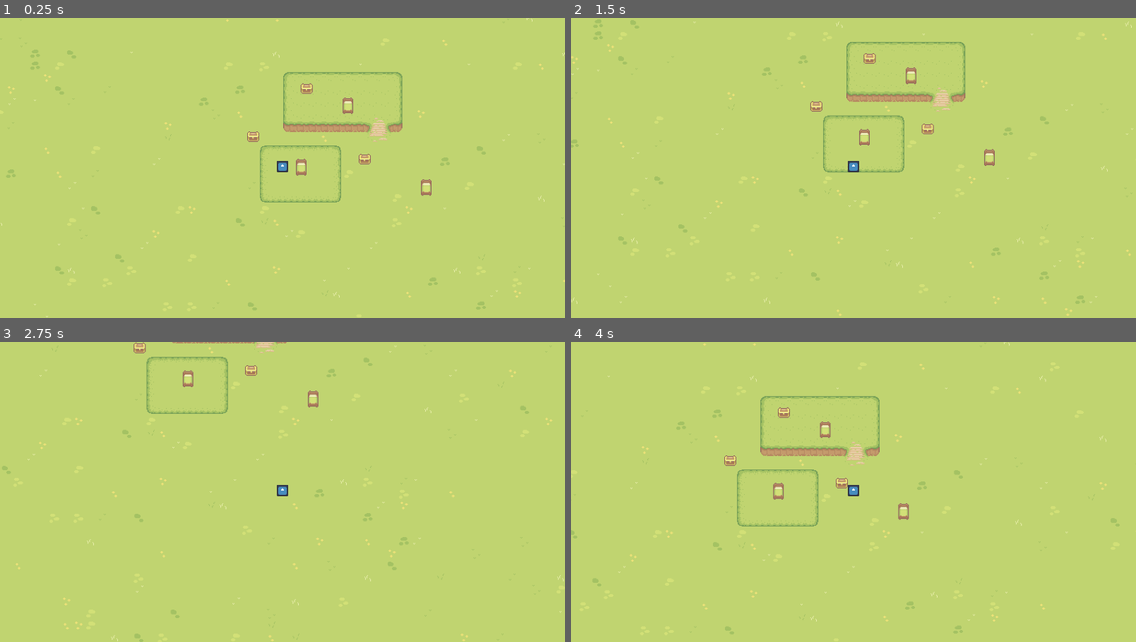
Above: before the commit, frames 1-4 (two rows, left to right).
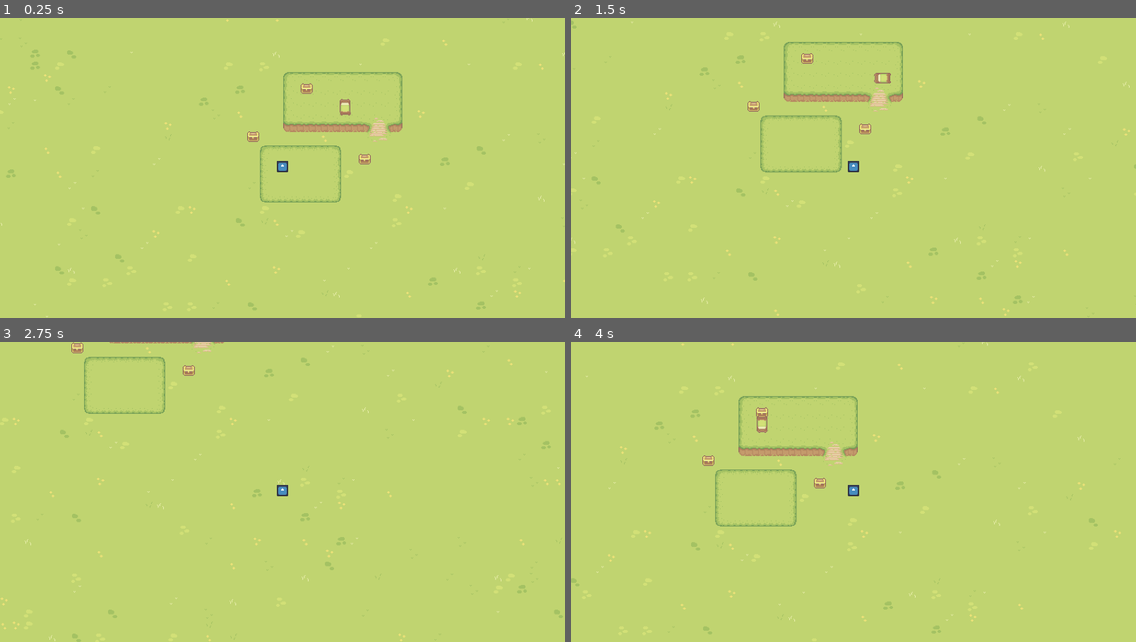
Above: after the commit, the same moments.

Repository: GamersOrgForDevs/Game_Godot
Game: Godot game, scene res://levels/game_level.tscn
Same seed, same stepped clock (60 frames per second), same inputs: the game is played once before the commit and once after it. The engine's default icon, where the game draws it, is replaced by a stand-in: a white triangle on a blue panel in a dark square.
Inputs:
- Up to frame 1 (0.25 s): no input
- Up to frame 2 (1.5 s): hold D (right) 0.53-1.28 s; hold S (down) from 1.28 s (still down)
- Up to frame 3 (2.75 s): release S (down) at 2.03 s; hold D (right) from 2.03 s (still down)
- Up to frame 4 (4 s): release D (right) at 2.78 s; hold W (up) 2.78-3.53 s; hold A (left) from 3.53 s (still down)

The runs differ from the first frame. In frame 1, 0.2% of the frame differs, in the area x 52-77%, y 26-60%; in frame 2, 3.9%, in the area x 0-100%, y 0-100%; in frame 3, 2.3%; in frame 4, 3.0%.

Commit message:
Following a Path base code for enemies.

Diff:
--- a/levels/game_level.tscn
+++ b/levels/game_level.tscn
@@ -8,6 +8,7 @@
 [ext_resource type="Texture2D" uid="uid://bquswgbkv8ic7" path="res://art/Tilesets/Wooden House.png" id="6_8yp5p"]
 [ext_resource type="Texture2D" uid="uid://8n27qa17egck" path="res://art/Tilesets/Fences.png" id="7_t5c8j"]
 [ext_resource type="PackedScene" uid="uid://rejki54tgc5n" path="res://objects/chest.tscn" id="8_rtq78"]
+[ext_resource type="Script" path="res://scripts/path.gd" id="9_8xdyu"]
 [ext_resource type="PackedScene" uid="uid://ciigmr8aony1v" path="res://objects/bed.tscn" id="9_nyn8t"]
 
 [sub_resource type="TileSetAtlasSource" id="TileSetAtlasSource_r4cg3"]
@@ -702,6 +703,12 @@
 sources/4 = SubResource("TileSetAtlasSource_c165t")
 sources/5 = SubResource("TileSetAtlasSource_xdvp8")
 
+[sub_resource type="Curve2D" id="Curve2D_m60xl"]
+_data = {
+"points": PackedVector2Array(0, 0, 0, 0, 32, -83, 0, 0, 0, 0, 127, -85, 0, 0, 0, 0, 125, 24, 0, 0, 0, 0, 127, -85, 0, 0, 0, 0, 32, -83)
+}
+point_count = 5
+
 [node name="GameLevel" type="Node2D"]
 y_sort_enabled = true
 
@@ -738,11 +745,12 @@
 [node name="Chest3" parent="." instance=ExtResource("8_rtq78")]
 position = Vector2(32, -105)
 
-[node name="Chest4" parent="." instance=ExtResource("9_nyn8t")]
-position = Vector2(87, -86)
-
-[node name="Chest5" parent="." instance=ExtResource("9_nyn8t")]
-position = Vector2(191, 23)
-
-[node name="Chest6" parent="." instance=ExtResource("9_nyn8t")]
-position = Vector2(25, -4)
+[node name="path" type="Path2D" parent="."]
+curve = SubResource("Curve2D_m60xl")
+script = ExtResource("9_8xdyu")
+
+[node name="follow" type="PathFollow2D" parent="path"]
+position = Vector2(32, -83)
+rotation = -0.0210495
+
+[node name="Bed" parent="path/follow" instance=ExtResource("9_nyn8t")]
--- a/objects/bed.tscn
+++ b/objects/bed.tscn
@@ -5,7 +5,7 @@
 [sub_resource type="RectangleShape2D" id="RectangleShape2D_76jet"]
 size = Vector2(14, 16)
 
-[node name="Chest" type="Sprite2D"]
+[node name="Bed" type="Sprite2D"]
 texture = ExtResource("1_muj6g")
 region_enabled = true
 region_rect = Rect2(0, 16, 16, 32)
--- /dev/null
+++ b/scripts/path.gd
@@ -0,0 +1,23 @@
+extends Path2D
+
+@onready var follow = get_node("follow")
+
+@export var path_time : float = 6
+
+var tween
+# Called when the node enters the scene tree for the first time.
+func _ready():
+	set_process(true)
+	tween = get_tree().create_tween()
+	tween.bind_node(follow)
+	tween.set_trans(Tween.TRANS_LINEAR)
+	tween.tween_property(follow, "progress_ratio", 1, 2)
+	tween.connect("finished", on_tween_finish)
+	tween.set_loops()
+
+# Called every frame. 'delta' is the elapsed time since the previous frame.
+func _process(delta):
+	pass
+
+func on_tween_finish():
+	print("DOne")
Not shown: 1 places in levels/game_level.tscn that only renumber resources
